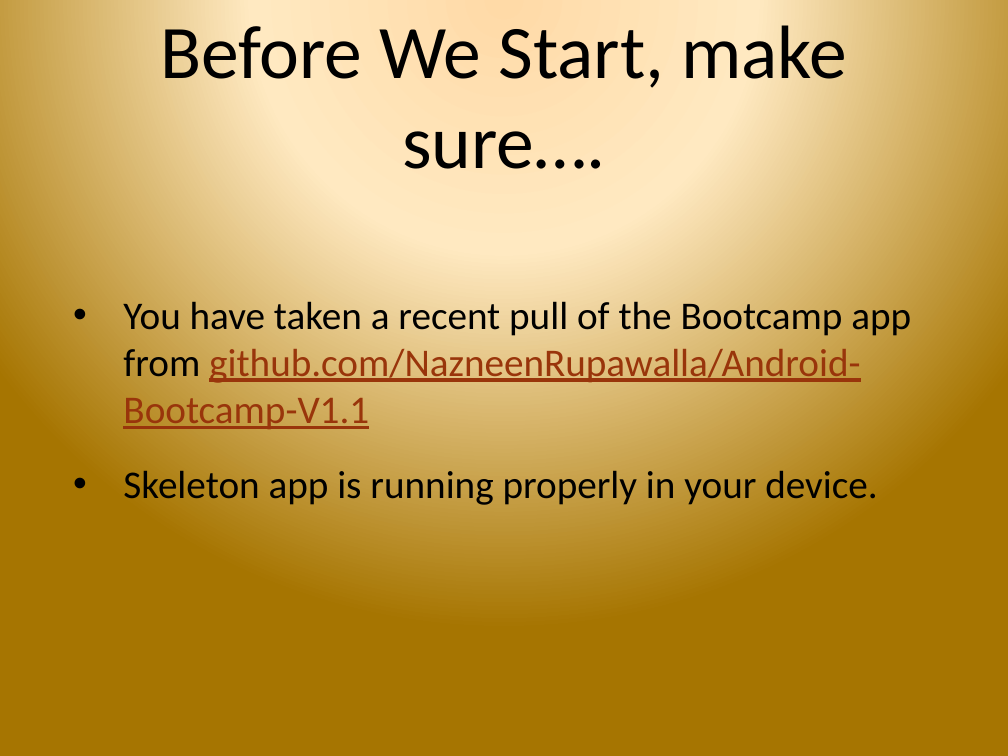
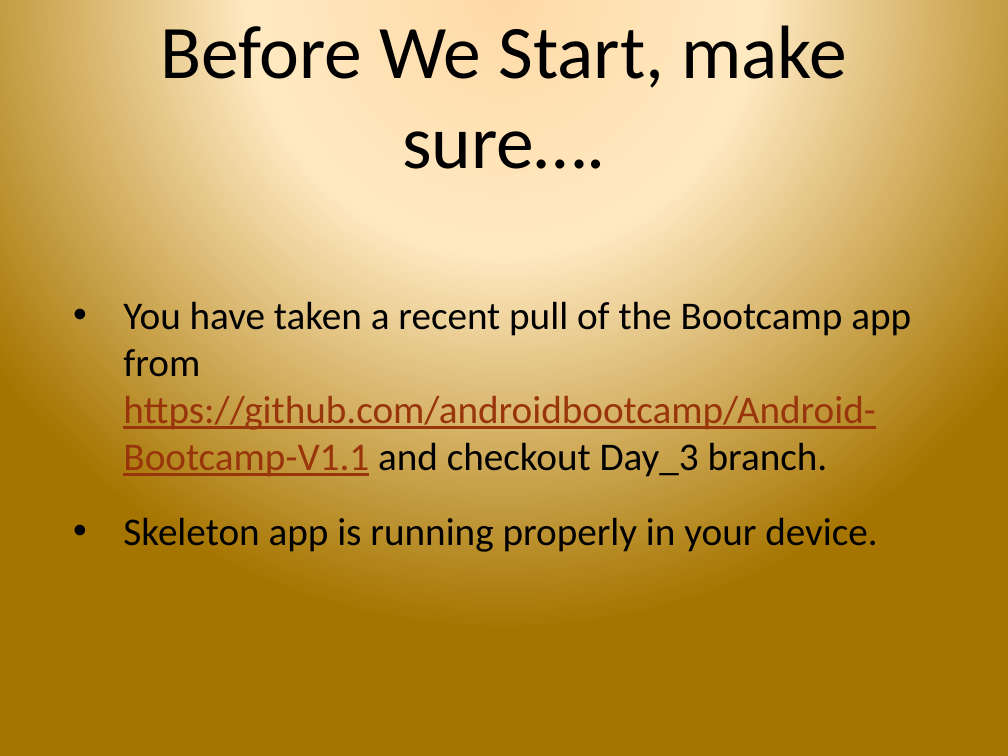
Before and after one commit to androidbootcamp/Course-Material, a slide deck: slide 2 of Day 3/day_3.pptx. Drawn at 1008x756 pixels with LibreOffice and Linux fonts; fonts in the diff are those of the drawing; background and template pictures are left out. Boxes give left, top, right and bottom in pixels: in the first picture for what was removed or moved away, otherwise in the second. Text is boxed around its words. In the diff, an @@ line names an element or a change of style, - is before the commit and + after.

```diff
--- a/Day 3/day_3.pptx
+++ b/Day 3/day_3.pptx
@@ text at (123, 296, 911, 477): text changed; text colour #99350B to #000000 @@
-• You have taken a recent pull of the Bootcamp app from github.com/NazneenRupawalla/Android-Bootcamp-V1.1
+• You have taken a recent pull of the Bootcamp app from https://github.com/androidbootcamp/Android-Bootcamp-V1.1 and checkout Day_3 branch.
```
Also in this commit, not shown: 2 other files.
